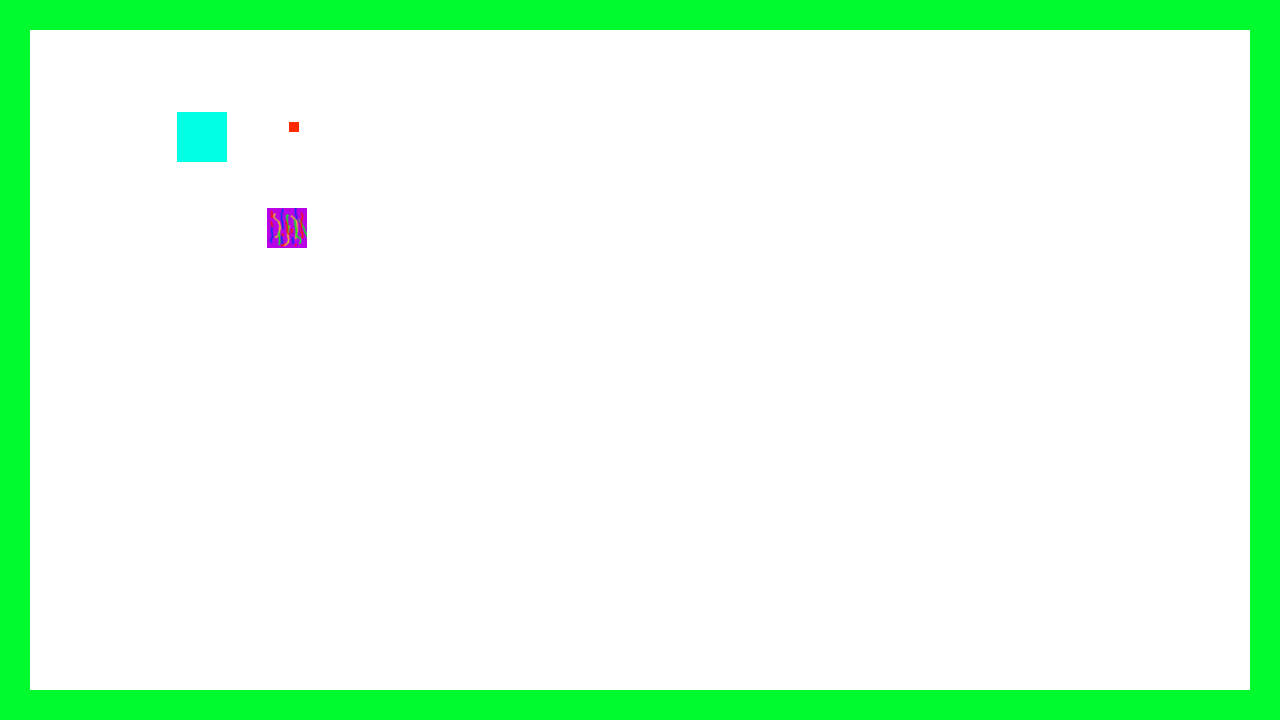
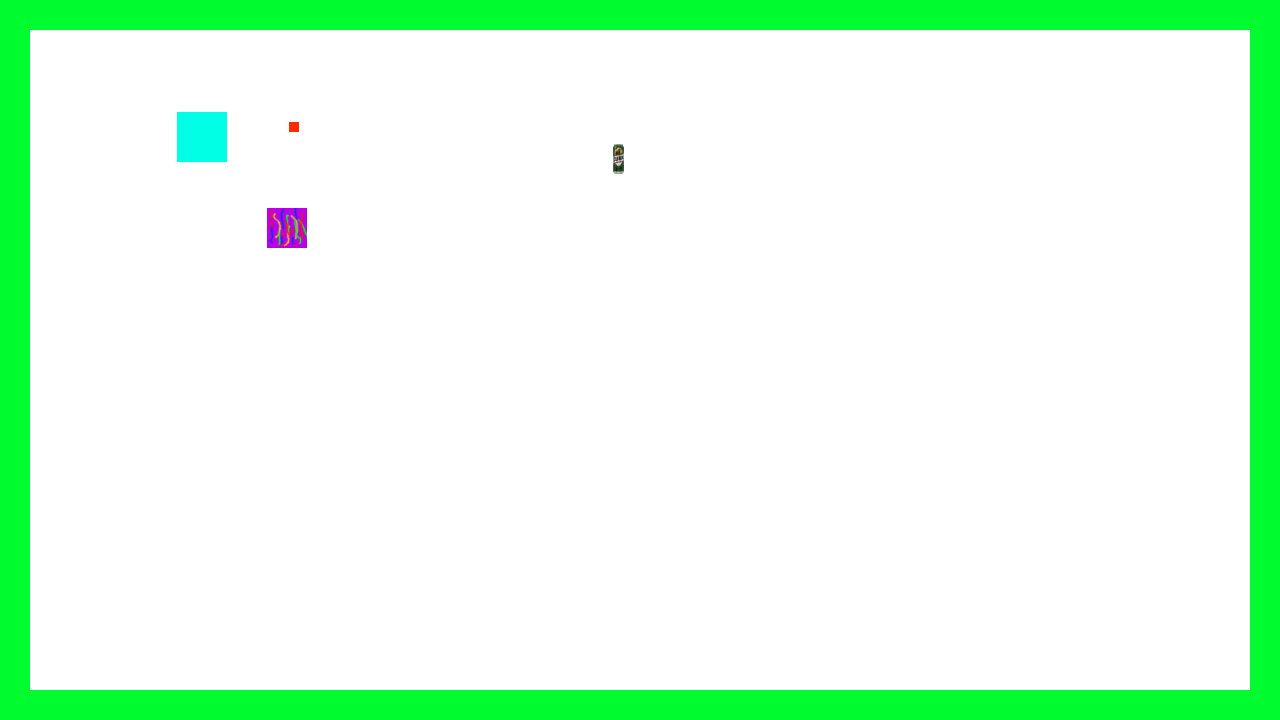
Layers edited between the first and the second 1280 x 720 image:
added layer "beer" above "screen" over [left=613, top=144, right=624, bottom=174]
